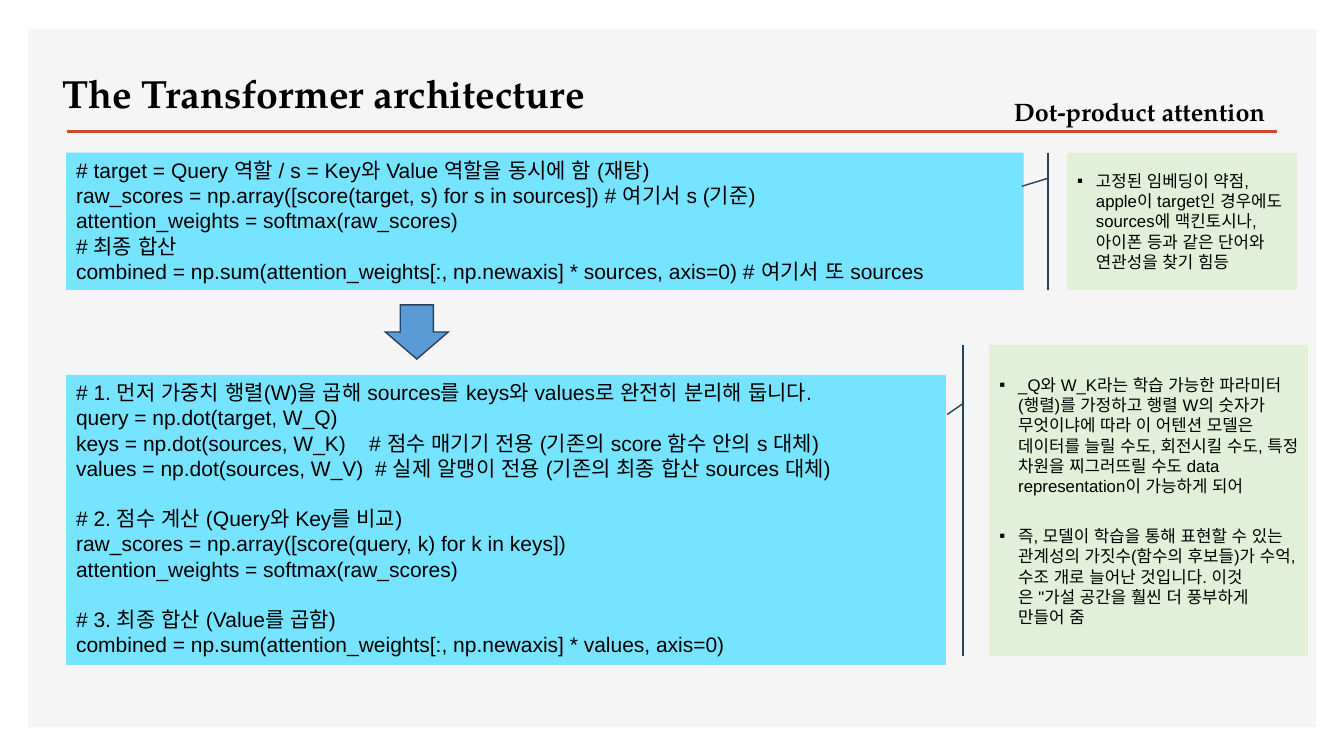
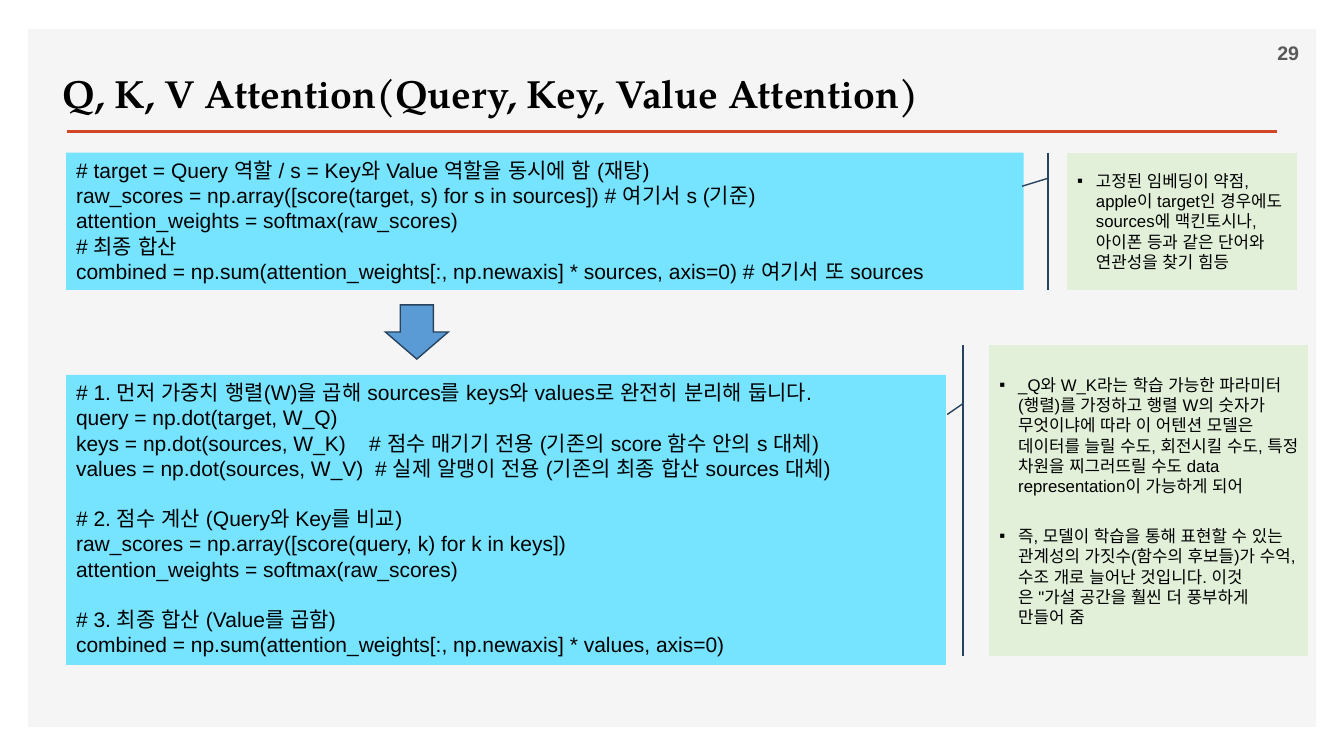
Before and after one commit to ancestor9/2026_Fall_Deep-Learning-with-Python, a slide deck: slide 29 of Chapter 15 Language models and the Transformer.pptx. Drawn at 1344x756 pixels with LibreOffice and Linux fonts; fonts in the diff are those of the drawing; background and template pictures are left out. Boxes give left, top, right and bottom in pixels: in the first picture for what was removed or moved away, otherwise in the second. Text is boxed around its words. In the diff, an @@ line names an element or a change of style, - is before the commit and + after.

```diff
--- a/Chapter 15 Language models and the Transformer.pptx
+++ b/Chapter 15 Language models and the Transformer.pptx
@@ page number added at box(1277, 46, 1299, 60), 14 pt, text #595959, bold @@
+29
@@ text at box(62, 79, 918, 119): text changed @@
-The Transformer architecture
+Q, K, V Attention(Query, Key, Value Attention)
@@ text removed at box(1014, 103, 1265, 131) @@
-Dot-product attention
```
Also in this commit, not shown: 11 other slides changed, 4 slides added.
